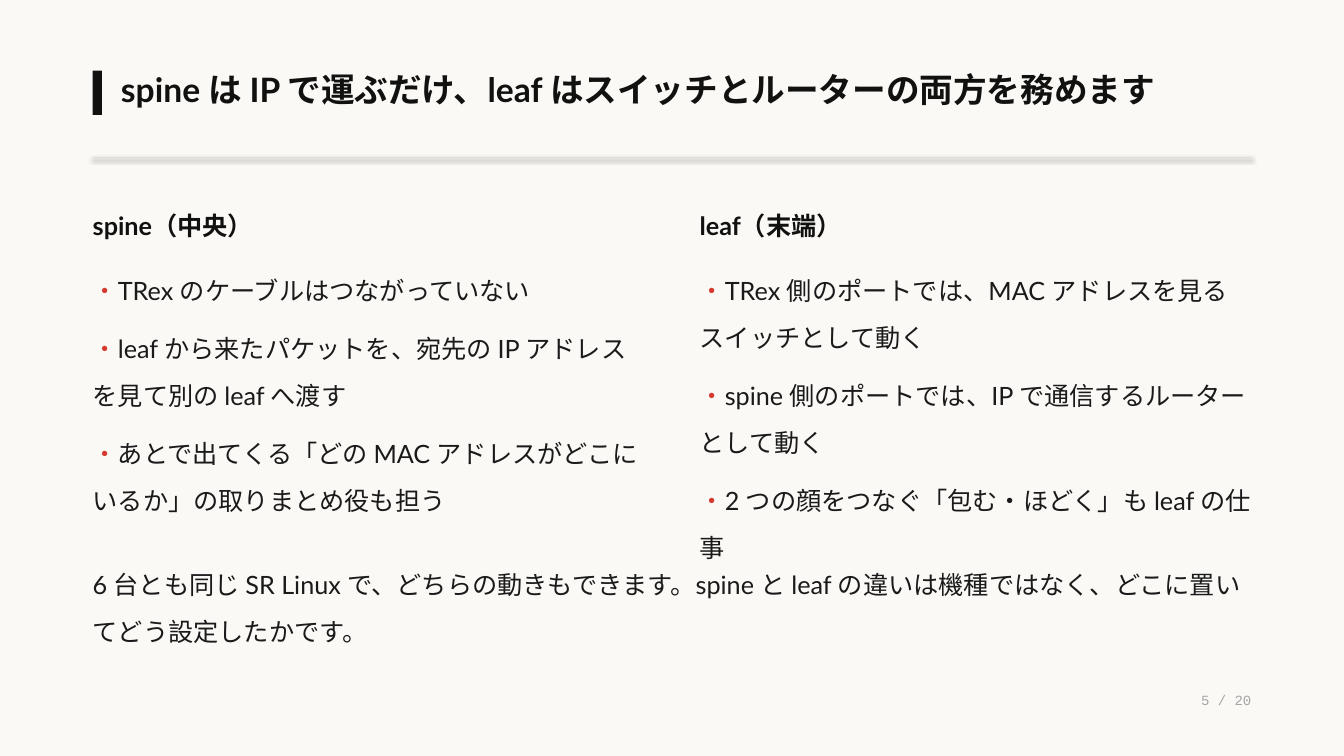
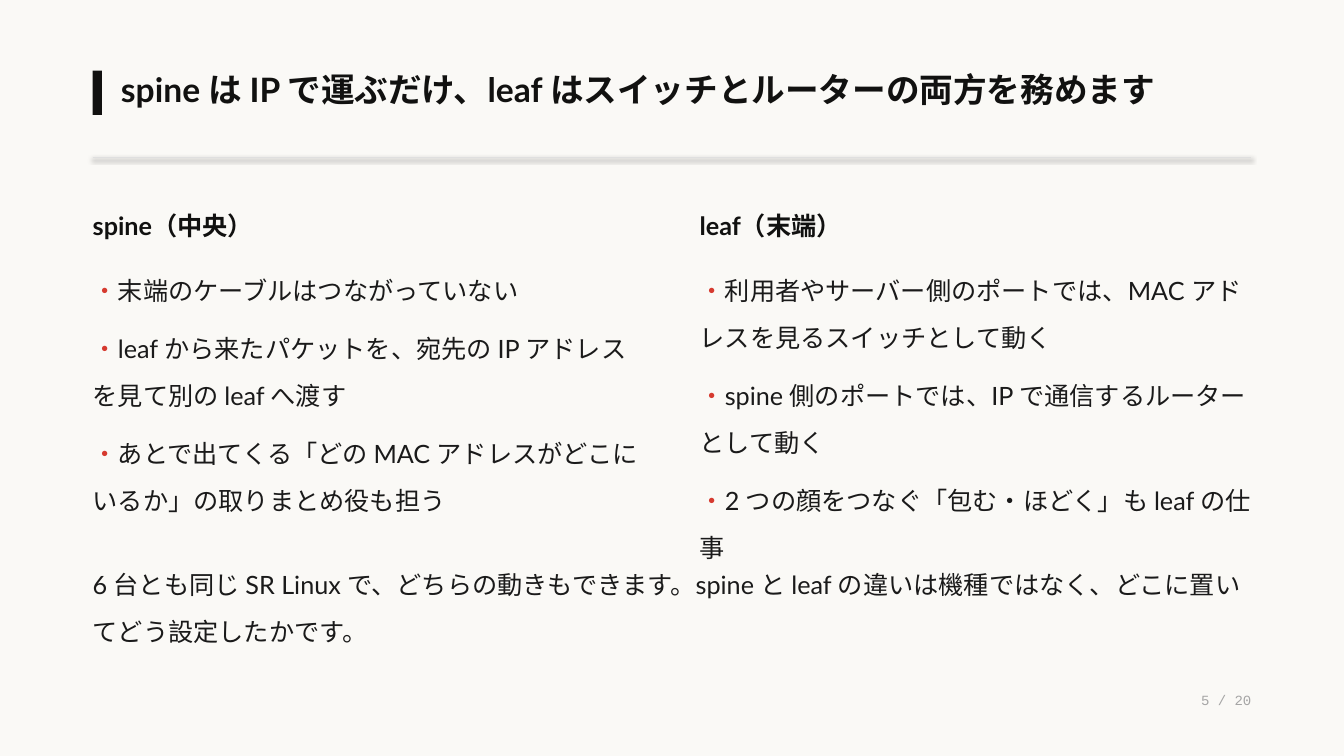
Before and after one commit to eddie-eights/nwc-poc, a slide deck: slide 5 of docs/lab-network-architecter.pptx. Drawn at 1344x756 pixels with LibreOffice and Linux fonts; fonts in the diff are those of the drawing. Boxes give left, top, right and bottom in pixels: in the first picture for what was removed or moved away, otherwise in the second. Text is boxed around its words. In the diff, an @@ line names an element or a change of style, - is before the commit and + after.

```diff
--- a/docs/lab-network-architecter.pptx
+++ b/docs/lab-network-architecter.pptx
@@ text at box(93, 278, 519, 302): text changed @@
-・TRex のケーブルはつながっていない
+・末端のケーブルはつながっていない
@@ text at box(700, 278, 1241, 349): text changed @@
-・TRex 側のポートでは、MAC アドレスを見るスイッチとして動く
+・利用者やサーバー側のポートでは、MAC アドレスを見るスイッチとして動く
```
Also in this commit, not shown: 2 other slides changed, 1 other file.
